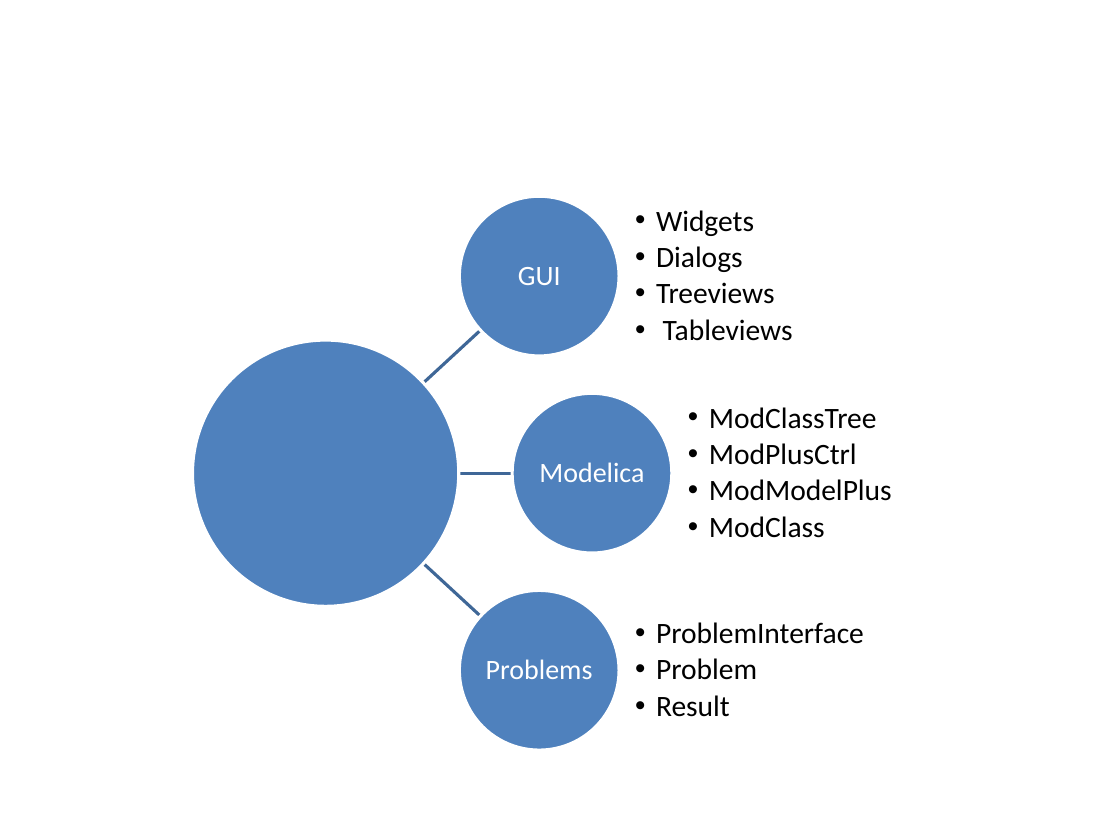
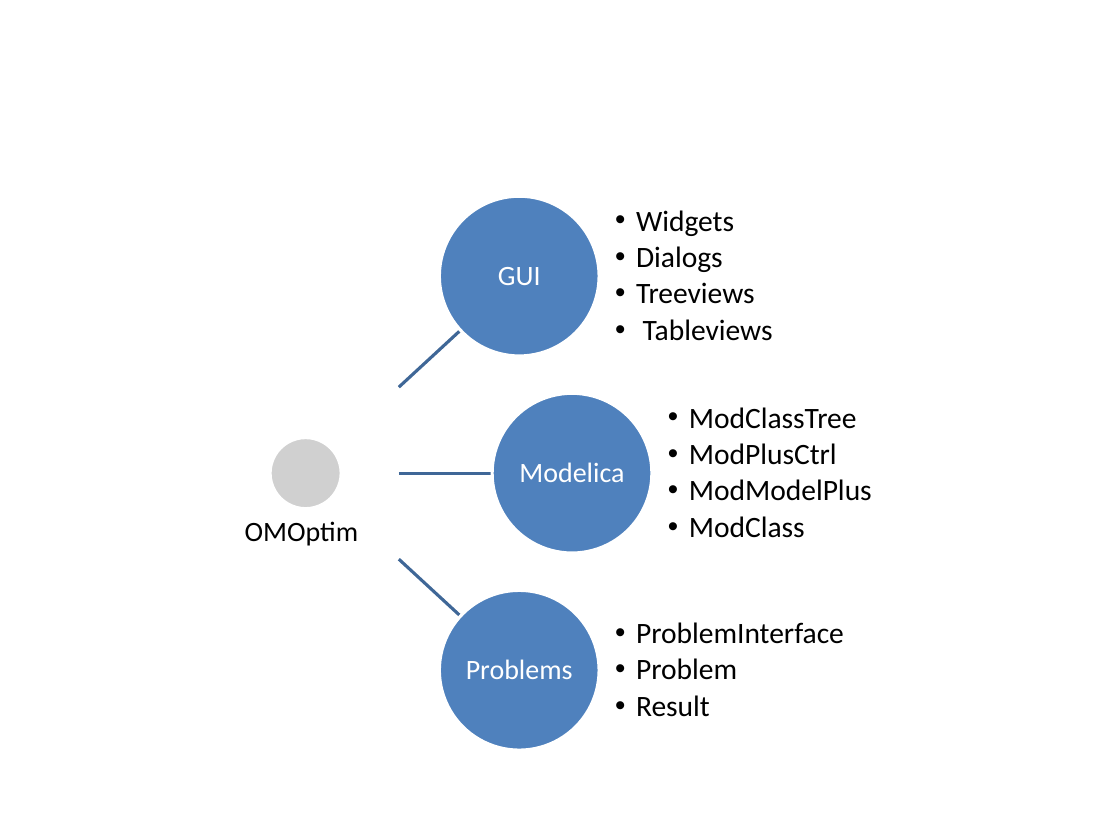
Before and after one commit to OpenModelica/OMOptim, a slide deck: slide 7 of OMOptim/Doc/HowProblemWorks.pptx (slide 6 before the commit). Drawn at 1120x840 pixels with LibreOffice and Linux fonts; fonts in the diff are those of the drawing; grey boxes stand for pictures. Boxes give left, top, right and bottom in pixels: in the first picture for what was removed or moved away, otherwise in the second. Text is boxed around its words. In the diff, an @@ line names an element or a change of style, - is before the commit and + after.

```diff
--- a/OMOptim/Doc/HowProblemWorks.pptx
+++ b/OMOptim/Doc/HowProblemWorks.pptx
@@ 6 texts, 3 ellipses, 3 freeform shapes: place and size @@
-6 texts, 3 ellipses, 3 freeform shapes at (417,196,892,750)
+6 texts, 3 ellipses, 3 freeform shapes at (397,196,872,750)
@@ ellipse removed at (193,340,459,607) @@
@@ picture added at (270,438,340,508) @@
@@ text added at (245,521,358,546), 18 pt, text #000000 @@
+OMOptim
```
Also in this commit, not shown: 2 other slides changed, 1 slide added, 20 other files.
